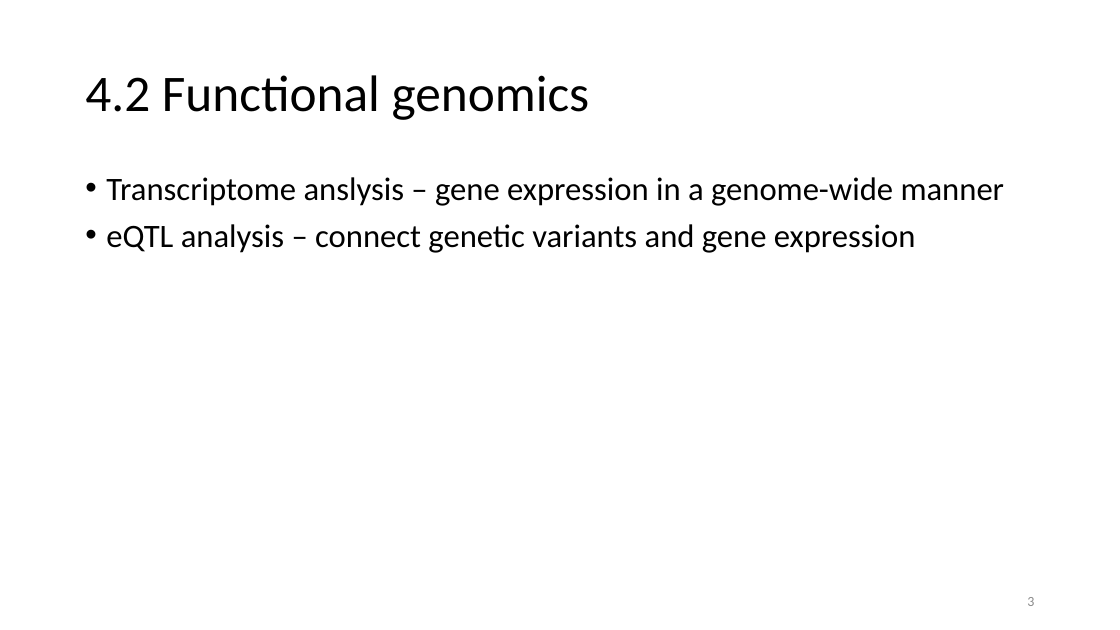
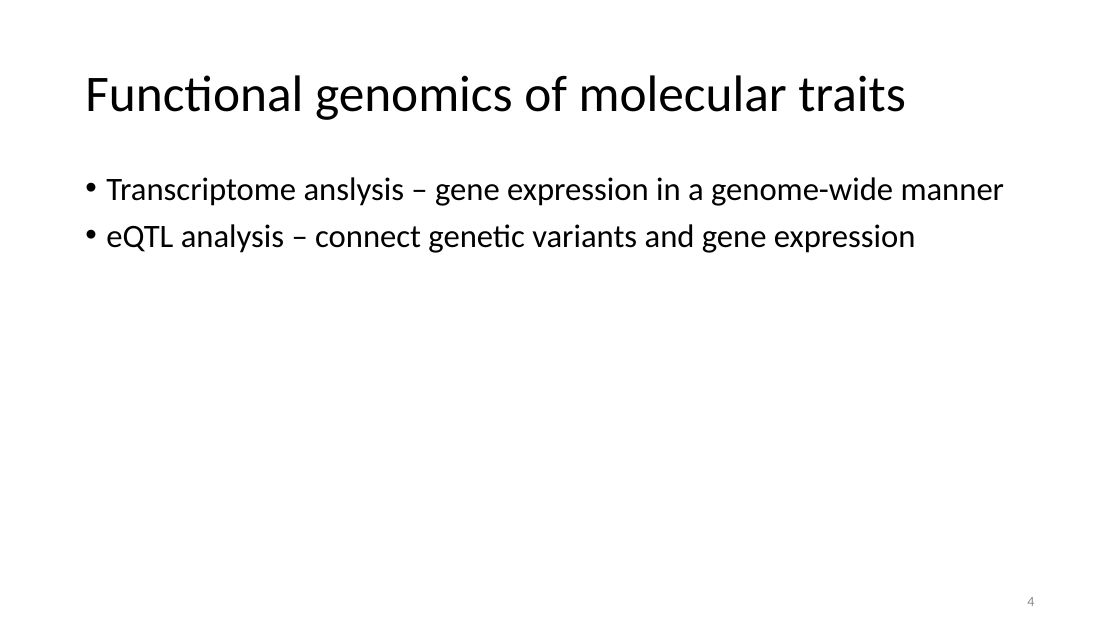
Before and after one commit to mariesaitou/Bio322, a slide deck: slide 4 of docs/assets/Bio322.2022/bio322_2022/Bio322_module2_functional_genomics3.pptx (slide 3 before the commit). Drawn at 1120x630 pixels with LibreOffice and Linux fonts; fonts in the diff are those of the drawing. Boxes give left, top, right and bottom in pixels: in the first picture for what was removed or moved away, otherwise in the second. Text is boxed around its words. In the diff, an @@ line names an element or a change of style, - is before the commit and + after.

```diff
--- a/docs/assets/Bio322.2022/bio322_2022/Bio322_module2_functional_genomics3.pptx
+++ b/docs/assets/Bio322.2022/bio322_2022/Bio322_module2_functional_genomics3.pptx
@@ title at box(85, 75, 906, 120): text changed @@
-4.2 Functional genomics
+Functional genomics of molecular traits
@@ page number at box(1027, 597, 1034, 606): text changed @@
-3
+4
```
Also in this commit, not shown: 1 other slide changed, 5 slides added, 4 slides removed, 4 other files.
